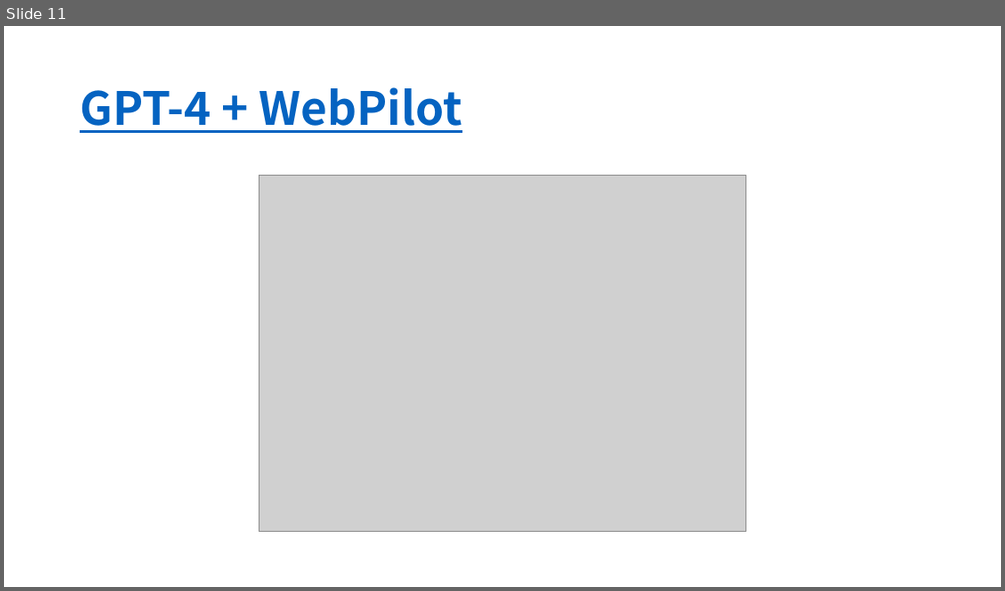
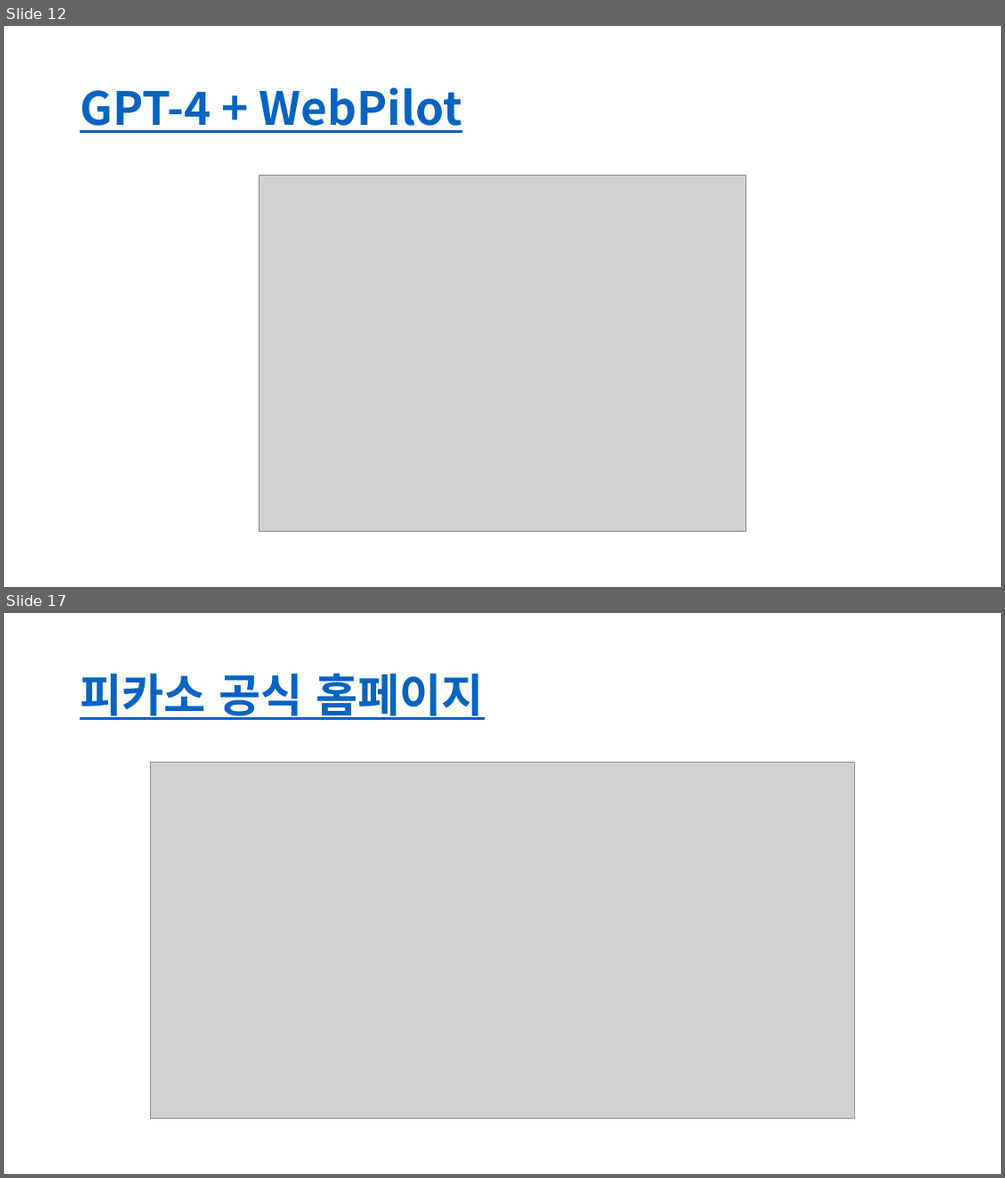
Before and after one commit to lolsaless/Python, a slide deck: 프롬프트 검색.pptx. Shown one above the other, each under a label of ours: slide 11 before the commit, slides 12 and 17 after it; the slides between them are not shown. The pictures are 1005x591 and 1005x1178 pixels, drawn with LibreOffice and Linux fonts; fonts in the diff are those of the drawing; grey boxes stand for pictures. Boxes give left, top, right and bottom in pixels: in the first picture for what was removed or moved away, otherwise in the second. Text is boxed around its words. In the diff, an @@ line names an element or a change of style, - is before the commit and + after.

```diff
--- a/프롬프트 검색.pptx
+++ b/프롬프트 검색.pptx
@@ slide 17 added at bbox=[4, 613, 1001, 1174], background #FFFFFF @@
@@ title added at bbox=[80, 673, 484, 720], 44 pt, text #0563C1, bold, underline @@
+피카소 공식 홈페이지
@@ picture added at bbox=[151, 763, 855, 1119] @@
@@ what was slide 11 is now slide 12 @@
```
Also in this commit, not shown: 1 slide changed, 5 other slides added, 1 other file.
